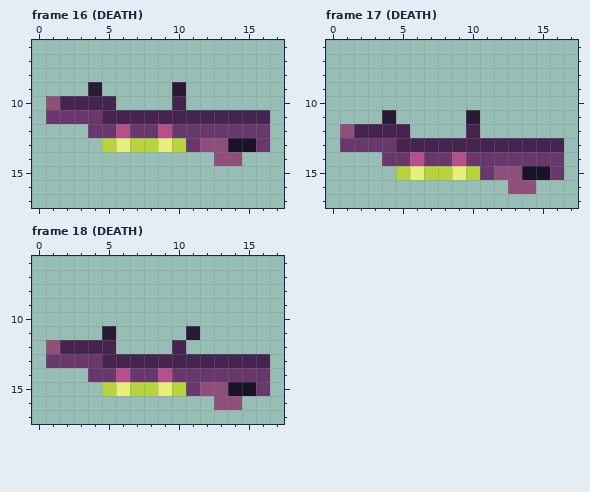
Pixel-art file: assets/art/units/enemy/fastswampling/fastswampling.aseprite. That is the earlier state.
18x18 pixels, 19 frames. Shown: frame 16 (DEATH): x 0..17, y 6..17; frame 17 (DEATH): x 0..17, y 6..17; frame 18 (DEATH): x 0..17, y 6..17. The commit also changed other frames, which this record leaves out.
New version:
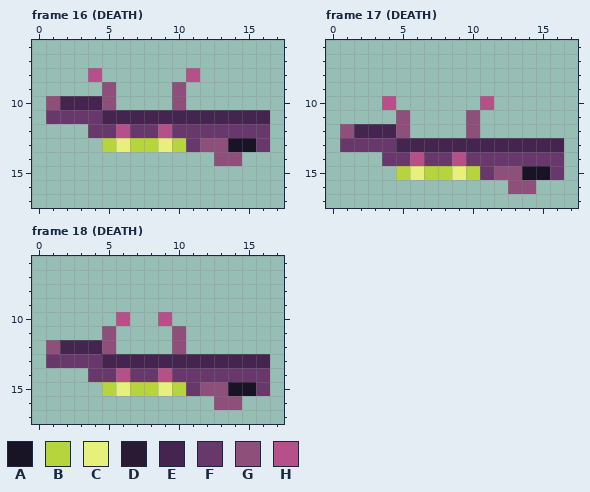
Palette (. is transparent): A #181425  B #b6d53c  C #e6f07a  D #2a1a33  E #45254f  F #68386c  G #8e4f7a  H #b55088
From old to new:
Frame 16 (DEATH):
y 8: x 4 . -> H; x 11 . -> H
y 9: x 4..5 D. -> .G; x 10 D -> G
y 10: x 5 E -> G; x 10 E -> G
Frame 17 (DEATH):
y 10: x 4 . -> H; x 11 . -> H
y 11: x 4..5 D. -> .G; x 10 D -> G
y 12: x 5 E -> G; x 10 E -> G
Frame 18 (DEATH):
y 10: x 6 . -> H; x 9 . -> H
y 11: x 5 D -> G; x 10..11 .D -> G.
y 12: x 5 E -> G; x 10 E -> G
Pixel boxes of the changes (left, top, right, bottom) in both pictures:
changed: (88, 68, 116, 110)
changed: (172, 68, 200, 110)
changed: (382, 96, 410, 138)
changed: (466, 96, 494, 138)
changed: (102, 312, 200, 354)
